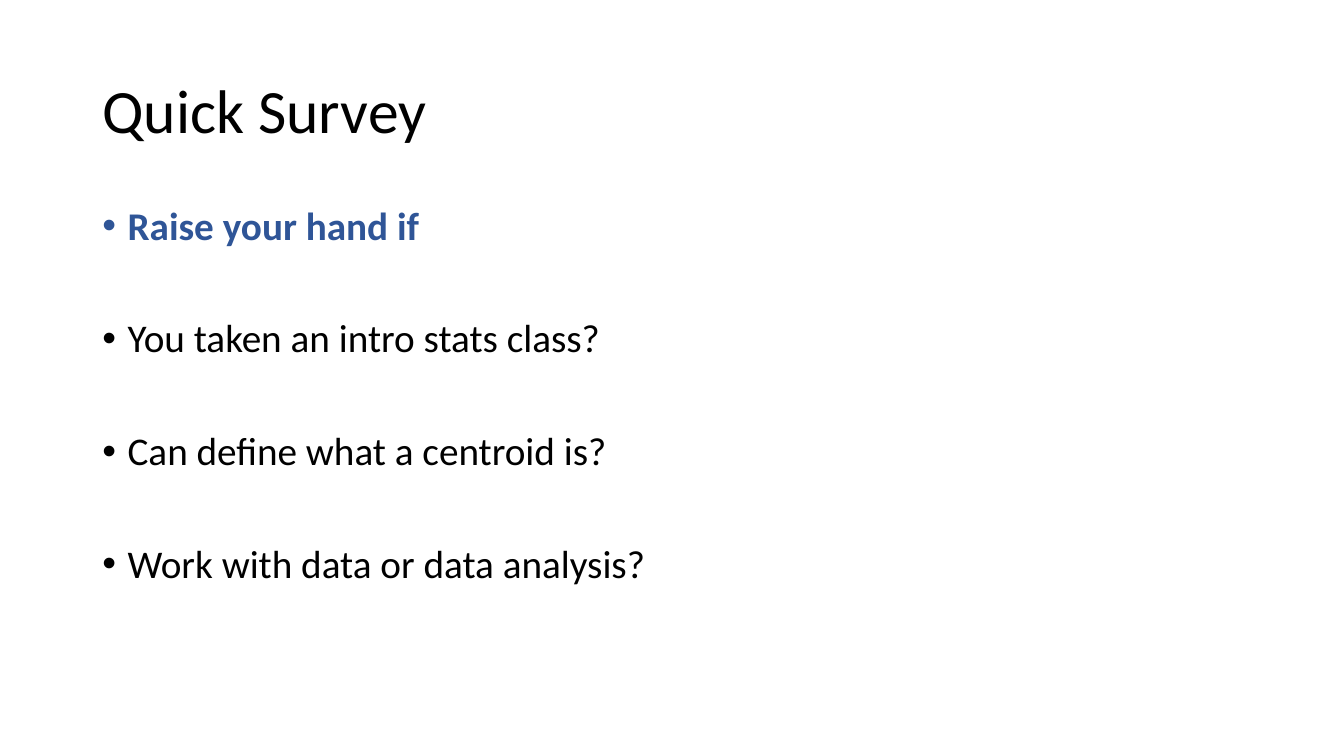
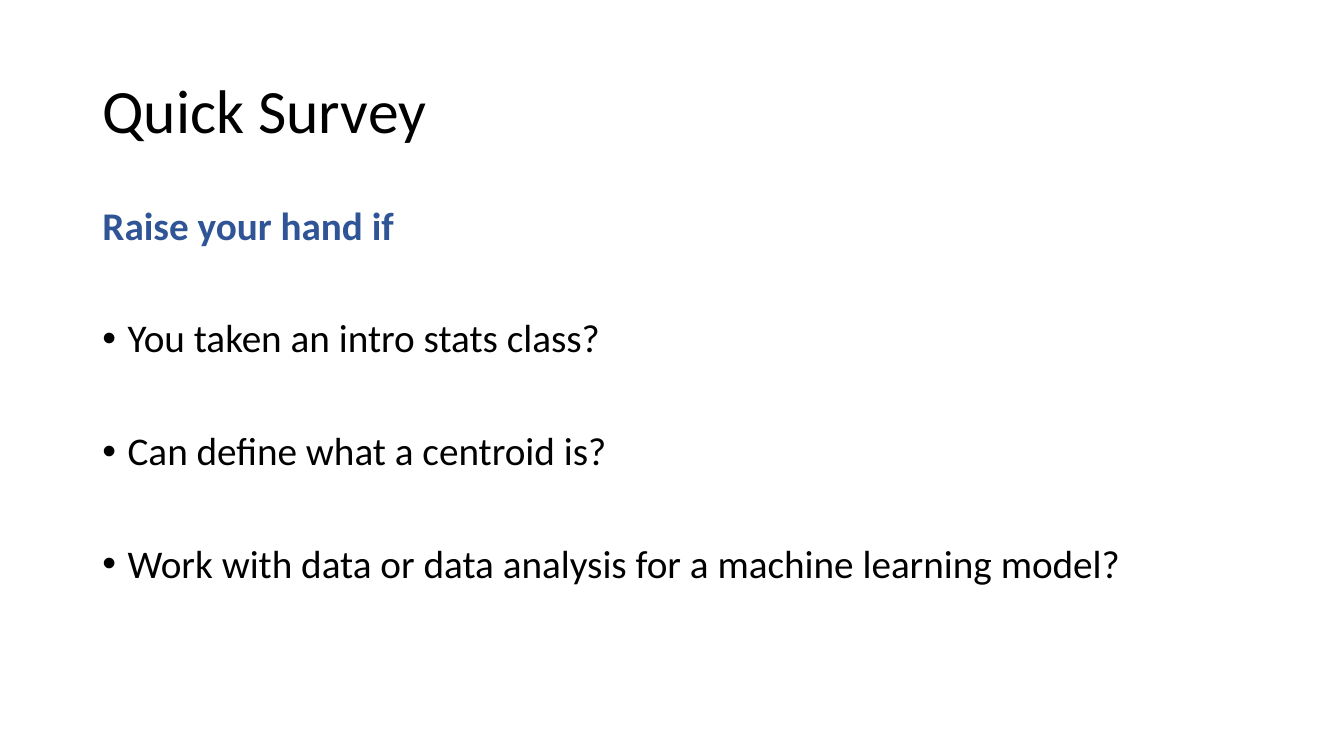
Before and after one commit to sahilmanekia/kmeansNYC, a slide deck: slide 5 of Clustering with K-Means.pptx. Drawn at 1344x756 pixels with LibreOffice and Linux fonts; fonts in the diff are those of the drawing. Boxes give left, top, right and bottom in pixels: in the first picture for what was removed or moved away, otherwise in the second. Text is boxed around its words. In the diff, an @@ line names an element or a change of style, - is before the commit and + after.

```diff
--- a/Clustering with K-Means.pptx
+++ b/Clustering with K-Means.pptx
@@ text at (102,212,394,246): bullet • to none @@
@@ text at (128,550,1120,585): text changed @@
-• Work with data or data analysis?
+• Work with data or data analysis for a machine learning model?
```
Also in this commit, not shown: 5 other slides changed.
